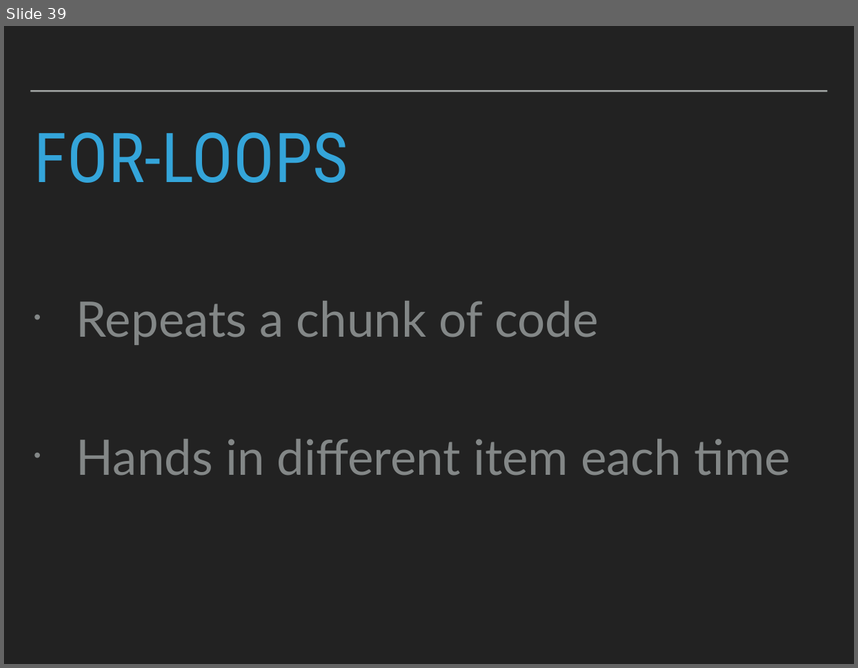
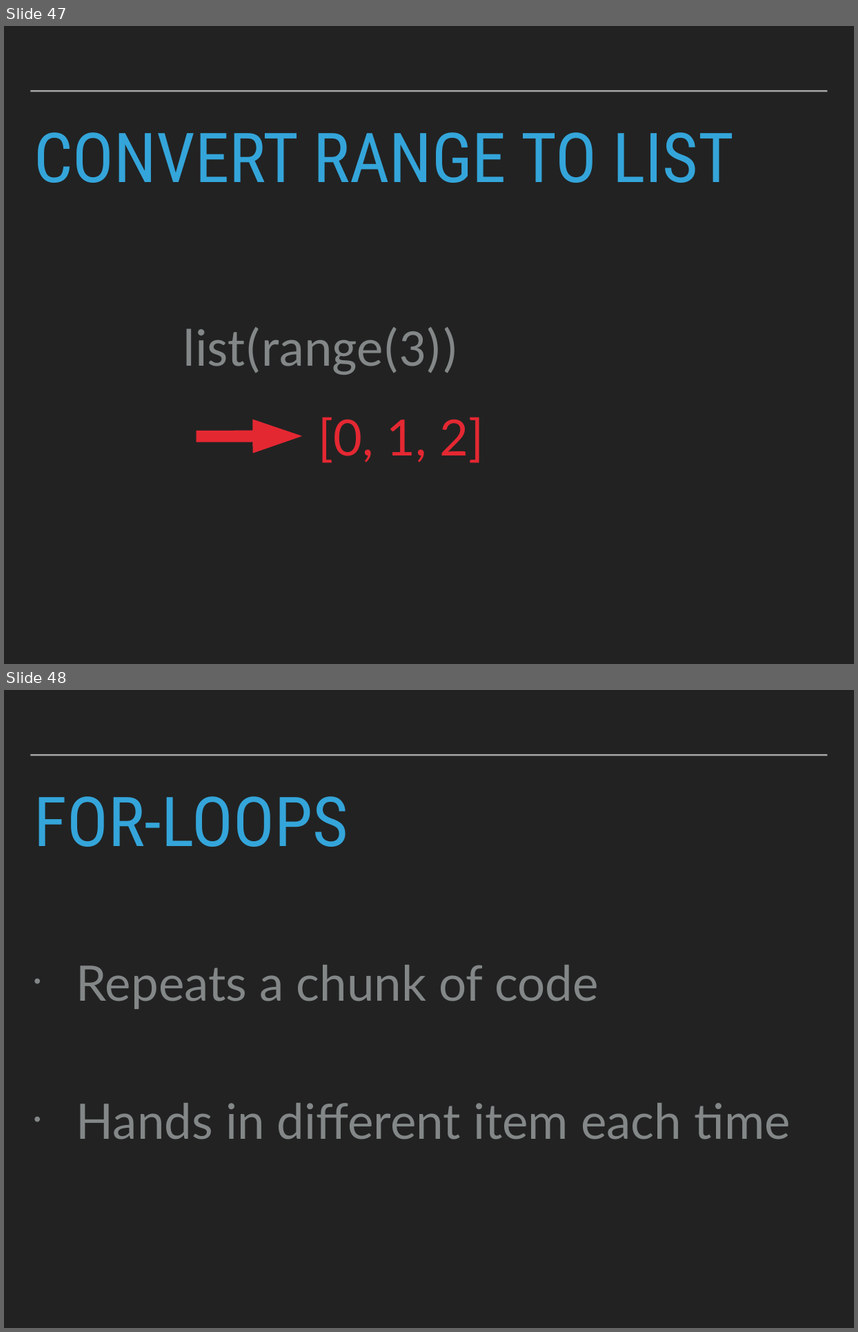
Before and after one commit to robcarrington/Week1_PythonForDataScience, a slide deck: Session2_Slides.pptx. Shown one above the other, each under a label of ours: slide 39 before the commit, slides 47 and 48 after it. The pictures are 858x668 and 858x1332 pixels, drawn with LibreOffice and Linux fonts; fonts in the diff are those of the drawing. Boxes give left, top, right and bottom in pixels: in the first picture for what was removed or moved away, otherwise in the second. Text is boxed around its words. In the diff, an @@ line names an element or a change of style, - is before the commit and + after.

```diff
--- a/Session2_Slides.pptx
+++ b/Session2_Slides.pptx
@@ slide 47 added at bbox=[4, 26, 854, 664], background #222222; not listed: 1 template element that a slide beside it also shows @@
@@ title added at bbox=[34, 132, 735, 183], 82.8 pt, text #34A5DA @@
+CONVERT RANGE TO LIST
@@ text added at bbox=[183, 327, 459, 374], 64 pt, text #838787 @@
+list(range(3))
@@ right arrow added at bbox=[197, 419, 302, 453], fill #E42832 @@
@@ text added at bbox=[319, 417, 484, 463], 60 pt, text #E42832 @@
+[0, 1, 2]
@@ what was slide 39 is now slide 48 @@
```
Also in this commit, not shown: 8 other slides added, 12 slides removed.
